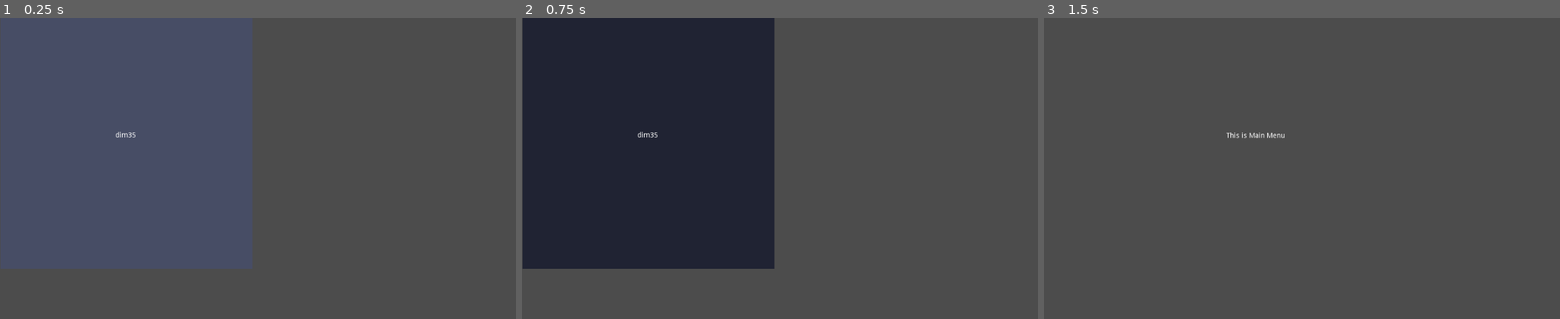
Above: before the commit, frames 1-3 (left to right).
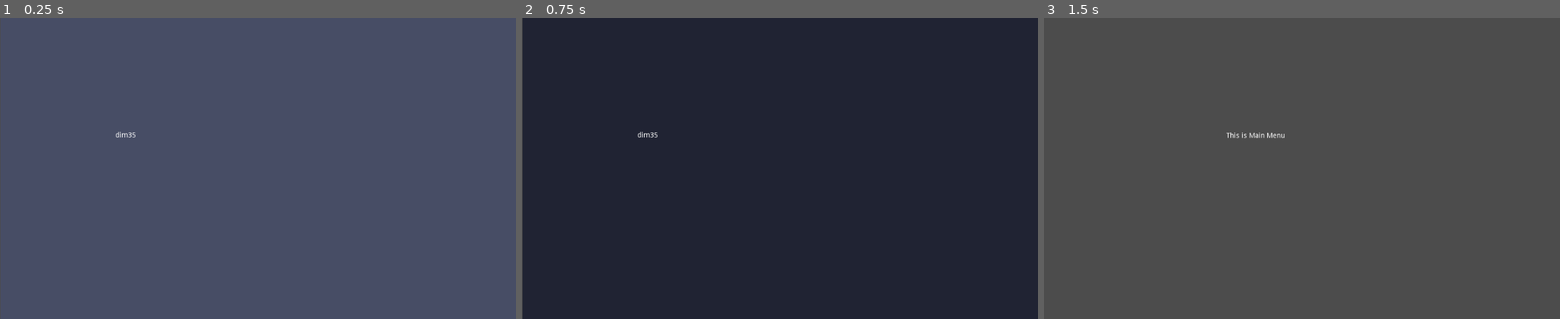
Above: after the commit, the same moments.

Repository: dim35/CEN3031-Project
Game: Godot game, scene res://main.tscn
Two runs of this game, one before a commit and one after it. Both use one fixed random seed, a clock stepped at 60 frames per second and the inputs below.
Inputs:
- Up to frame 1 (0.25 s): no input
- Up to frame 2 (0.75 s): tap Enter at 0.5 s
- Up to frame 3 (1.5 s): tap Space (ui_select) at 0.77, 1.25 s

The runs differ from the first frame. In frame 1, 59% of the frame differs, in the area x 0-100%, y 0-100%; in frame 2, 59%; in frame 3, nothing differs.

Commit message:
Stretch viewport to fit resolution

Diff:
--- a/main.gd
+++ b/main.gd
@@ -10,6 +10,7 @@
 var next_scene_instance = null
 
 func _ready():
+	print (get_node("/node"))
 	print ("Started")
 	# Load Data...
 	loading_thread.start(self, "load_data")
--- a/main.tscn
+++ b/main.tscn
@@ -1,7 +1,7 @@
 [gd_scene load_steps=3 format=2]
 
 [ext_resource path="res://main.gd" type="Script" id=1]
-[ext_resource path="res://screens/splash_screen.tscn" type="PackedScene" id=2]
+[ext_resource path="res://screens/splash_screen/splash_screen.tscn" type="PackedScene" id=2]
 
 [node name="main" type="Control" index="0"]
 
@@ -9,8 +9,8 @@
 anchor_top = 0.0
 anchor_right = 0.0
 anchor_bottom = 0.0
-margin_right = 500.0
-margin_bottom = 500.0
+margin_right = 1024.0
+margin_bottom = 600.0
 rect_pivot_offset = Vector2( 0, 0 )
 mouse_filter = 0
 mouse_default_cursor_shape = 0
--- a/project.godot
+++ b/project.godot
@@ -14,6 +14,13 @@
 run/main_scene="res://main.tscn"
 config/icon="res://icon.png"
 
+[display]
+
+window/dpi/allow_hidpi=true
+window/stretch/mode="viewport"
+window/stretch/aspect="expand"
+window/stretch/shrink="1"
+
 [rendering]
 
 environment/default_environment="res://default_env.tres"
--- a/screens/main_menu_screen/main_menu_screen.tscn
+++ b/screens/main_menu_screen/main_menu_screen.tscn
@@ -1,6 +1,6 @@
 [gd_scene format=2]
 
-[node name="Node2D" type="Node2D"]
+[node name="Node2D" type="Node2D" index="0"]
 
 [node name="Label" type="Label" parent="." index="0"]
 
--- a/screens/splash_screen.tscn
+++ b/screens/splash_screen/splash_screen.tscn
@@ -1,6 +1,6 @@
 [gd_scene load_steps=4 format=2]
 
-[ext_resource path="res://screens/splash_screen.gd" type="Script" id=1]
+[ext_resource path="res://screens/splash_screen/splash_screen.gd" type="Script" id=1]
 [ext_resource path="res://screens/main_menu_screen/main_menu_screen.tscn" type="PackedScene" id=2]
 
 [sub_resource type="Animation" id=1]
@@ -37,17 +37,17 @@
 size_flags_horizontal = 1
 size_flags_vertical = 1
 script = ExtResource( 1 )
-_sections_unfolded = [ "Material", "Visibility" ]
+_sections_unfolded = [ "Material", "Rect", "Visibility" ]
 next_scene = ExtResource( 2 )
 
 [node name="ColorRect" type="ColorRect" parent="." index="0"]
 
 anchor_left = 0.0
 anchor_top = 0.0
-anchor_right = 0.0
-anchor_bottom = 0.0
-margin_right = 500.0
-margin_bottom = 500.0
+anchor_right = 1.0
+anchor_bottom = 1.0
+margin_right = 1200.0
+margin_bottom = 600.0
 rect_pivot_offset = Vector2( 0, 0 )
 mouse_filter = 0
 mouse_default_cursor_shape = 0
Renamed: screens/splash_screen.gd -> screens/splash_screen/splash_screen.gd
Not shown, added: .gitignore
